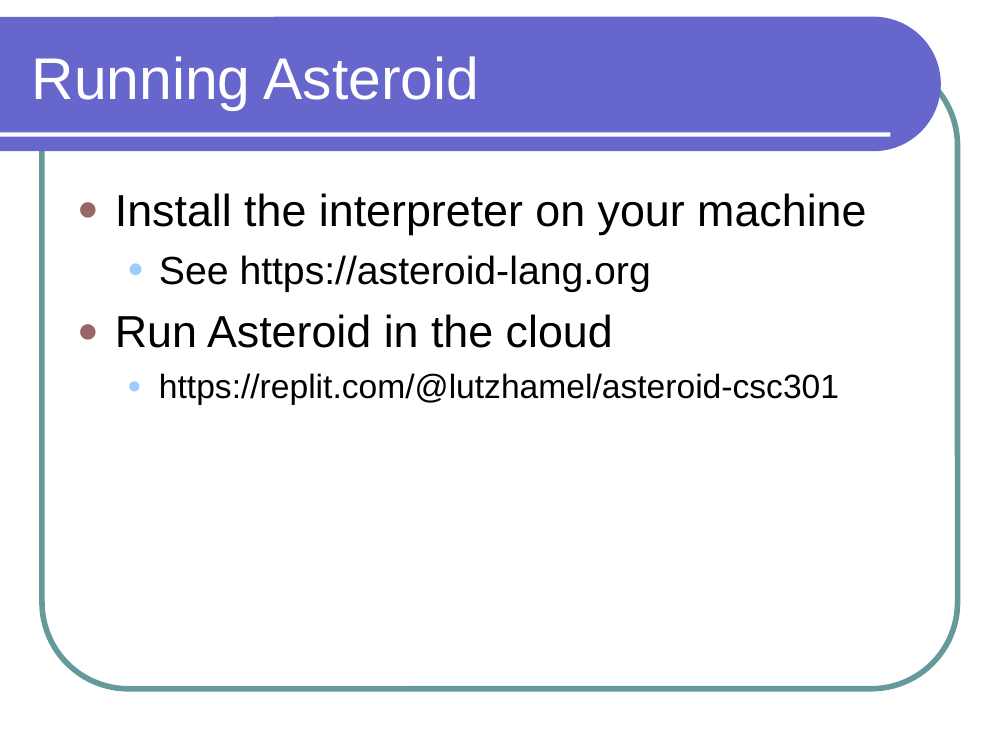
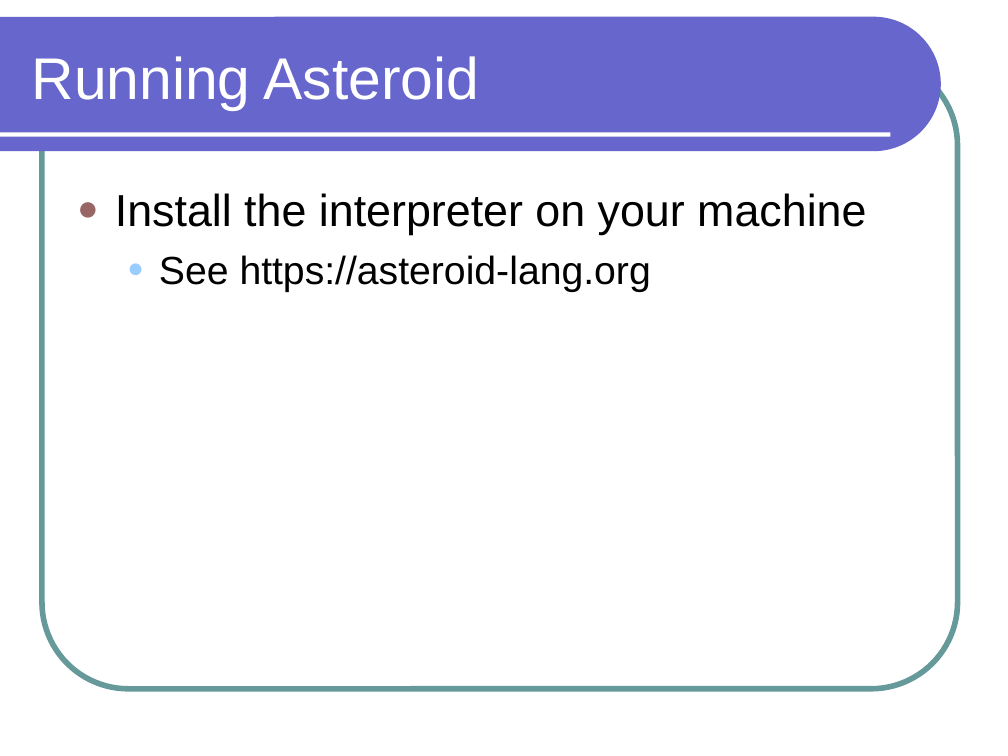
Before and after one commit to lutzhamel/CSC301, a slide deck: slide 15 of notes/csc301-ln002.ppt. Drawn at 1008x756 pixels with LibreOffice and Linux fonts; fonts in the diff are those of the drawing. Boxes give left, top, right and bottom in pixels: in the first picture for what was removed or moved away, otherwise in the second. Text is boxed around its words. In the diff, an @@ line names an element or a change of style, - is before the commit and + after.

Commit message:
edits for Asteroid 2.0

```diff
--- a/notes/csc301-ln002.ppt
+++ b/notes/csc301-ln002.ppt
@@ text at [115,314,839,405]: paragraphs removed @@
-● Run Asteroid in the cloud
-  ● https://replit.com/@lutzhamel/asteroid-csc301
```
Also in this commit, not shown: 10 other slides changed, 1 slide added, 1 slide removed, 10 other files.
